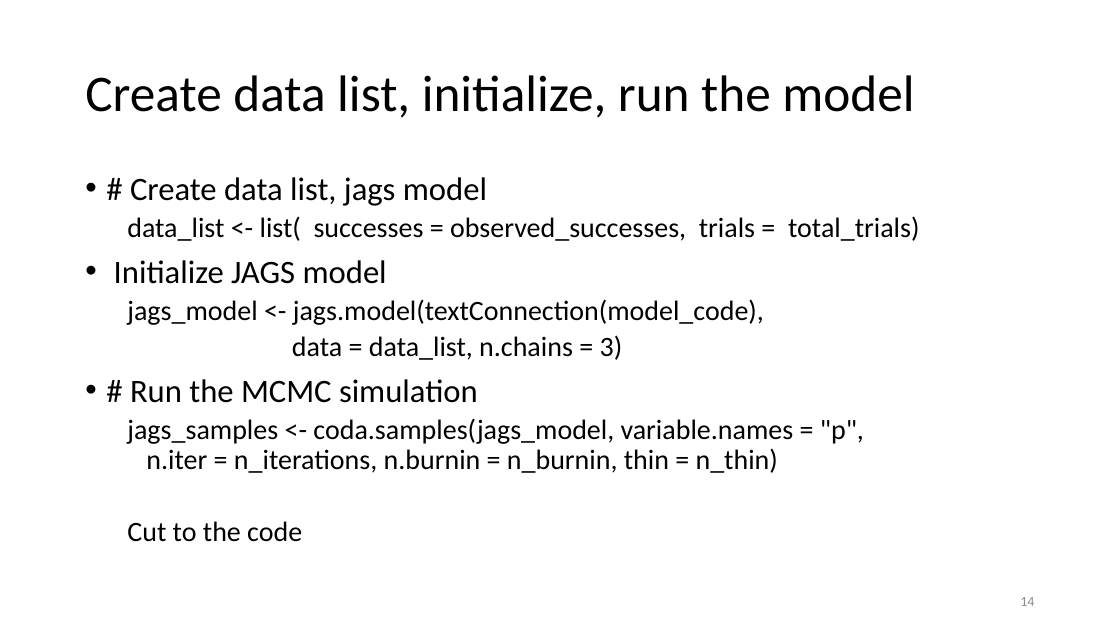
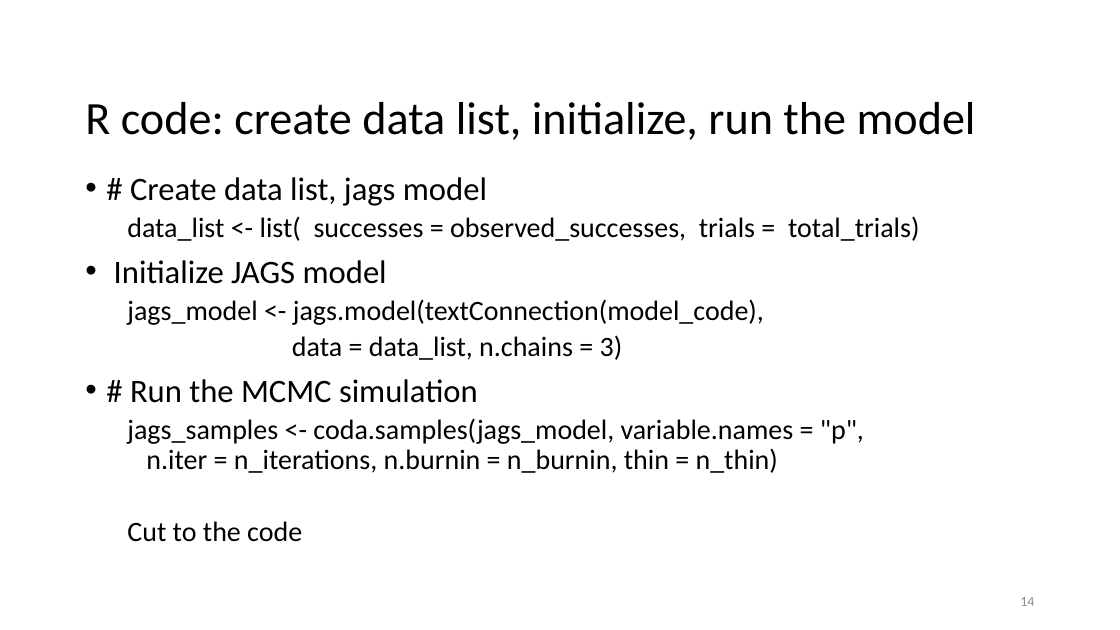
Before and after one commit to jamesbrownlow/BayesTutorialRjags, a slide deck: slide 14 of HamadaEx1.pptx. Drawn at 1120x630 pixels with LibreOffice and Linux fonts; fonts in the diff are those of the drawing. Boxes give left, top, right and bottom in pixels: in the first picture for what was removed or moved away, otherwise in the second. Text is boxed around its words. In the diff, an @@ line names an element or a change of style, - is before the commit and + after.

```diff
--- a/HamadaEx1.pptx
+++ b/HamadaEx1.pptx
@@ title at [85,102,976,140]: text changed; size 44 to 39.6 pt @@
-Create data list, initialize, run the model
+R code: create data list, initialize, run the model
```
Also in this commit, not shown: 8 other slides changed.
